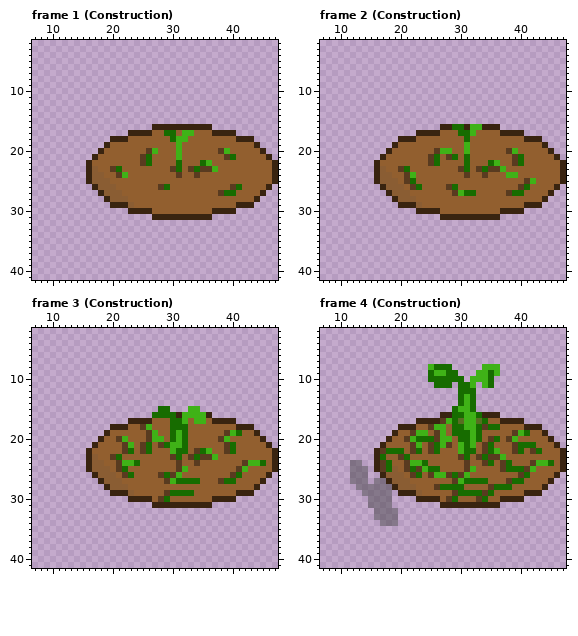
Edited in one commit: pixel-art file (Assets/Sprites/Towers/Vine Branch/Vine Crawler.aseprite). The picture above was drawn from the file before the commit.
64x64 pixels, 14 frames. Colours within 5 levels of each other are drawn and written as one. Shown: frame 1 (Construction): x 7..47, y 2..41; frame 2 (Construction): x 7..47, y 2..41; frame 3 (Construction): x 7..47, y 2..41; frame 4 (Construction): x 7..47, y 2..41. The old version is drawn lined up with the new one, on the new canvas. The commit also changed other frames, which this record leaves out.
Once edited:
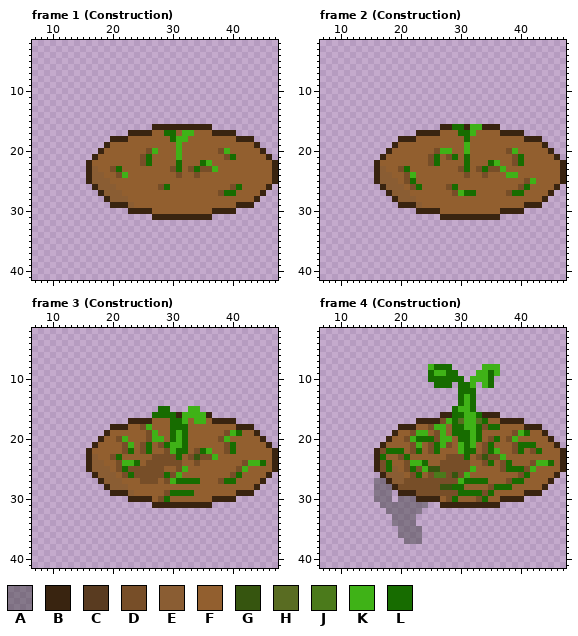
Palette (. is transparent): A #3f3f3f78  B #392410  C #593b20  D #774e28  E #8a5d33  F #925f2f  G #36550f  H #596c22  J #4b7a1b  K #3fb217  L #176c00
From the commit log: Added new shadow methods for Vines #459
What changed:
canvas 64x64 -> 48x48, the old top-left corner now at -16,0 (the part of the old canvas that was cut away was empty and is not shown)
--- frame 1 (Construction)
@@ x 18..42 @@
 19 .BFFFFFFFFFFFKFFFFFFFFFFF
-20 BFFFFFFFCKFFFKFFFFFFCKFFF
-21 FFFFFFFCLFFFFKFFFFFFFCLFF
-22 FFFFFFFCLFFFFLFFFLKFFFFFF
-23 FFCLFFFFFFFFCLFCLCCKFFFFF
-24 EFFCKFFFFFFFFCFFCFFFFFFFF
+20 BFFFFFFFDKFFFKFFFFFFDKFFF
+21 FFFFFFFDLFFFFKFFFFFFFDLFF
+22 FFFFFFFDLFFFFLFFFLKFFFFFF
+23 FFDLFFFFFFFFDLFDLDDKFFFFF
+24 EFFDKFFFFFFFFDFFDFFFFFFFF
 25 EEFFFFFFFFFFFFFFFFFFFFFFF
-26 EEEFFFFFFFCLFFFFFFFFFFCLF
-27 BEEEFFFFFFFFFFFFFFFFCLLFF
+26 EEEFFFFFFFDLFFFFFFFFFFDLF
+27 BEEEFFFFFFFFFFFFFFFFDLLFF
 28 .BEEEFFFFFFFFFFFFFFFFFFFF
--- frame 2 (Construction)
@@ x 18..43 @@
 19 .BFFFFFFFFFFFKFFFFFFFFFFFF
-20 BFFFFFFFCKKFFKFFFFFFCKFFFF
-21 FFFFFFFCLFCLFLFFFFFFFCLFFF
-22 FFFFFFFCLFFFFLFFFLKFFCLFFF
-23 FFCLFFFFFFFFCLFCLCCKFFFFFF
-24 EFFCKFFFFFFFFCFFCFFFKKFFFF
-25 EEFCLFFFFFFFFFFFFFFFFFFCKF
-26 EEEFCLFFFFCLFFFFFFFFFFCLFF
-27 BEEEFFFFFFFCKLLFFFFFCLLFFF
+20 BFFFFFFFDKKFFKFFFFFFDKFFFF
+21 FFFFFFFDLFDLFLFFFFFFFDLFFF
+22 FFFFFFFDLFFFFLFFFLKFFDLFFF
+23 FFDLFFFFFFFFDLFDLDDKFFFFFF
+24 EFFDKFFFFFFFFDFFDFFFKKFFFF
+25 EEFDLFFFFFFFFFFFFFFFFFFDKF
+26 EEEFDLFFFFDLFFFFFFFFFFDLFF
+27 BEEEFFFFFFFDKLLFFFFFDLLFFF
 28 .BEEEFFFFFFFFFFFFFFFFFFFFF
--- frame 3 (Construction)
@@ x 18..44 @@
 17 .....BBBBFFFLLKFKKFBBBB....
-18 ..BBBFFCKFFFLLLFFFFFFFFBBB.
-19 .BFFFFFFCKFFLKLFFFFFFCKLFFB
-20 BFFCKFFFCKKFLKLFFFFFCKFFFFF
-21 FFFFCKFCLFCLKKLFFFFFFCLFFFF
-22 FFFFCLFCLFFFKLLFCLKFFCLFFFF
-23 FFCLFFFFFFFFCLFCLCCKFFFFFFF
-24 EFFCKKLFFFFFFCFFCFFFFFFFCKK
-25 EEFCLFFFFFFFFCKFFFFFFFFCKFF
-26 EEEFCLFFFFCLCKFFFFFFFFCLFFF
-27 BEEEFFFFFFFCKLLLLFFFCLLFFFF
+18 ..BBBFFDKFFFLLLFFFFFFFFBBB.
+19 .BFFFFFFDKFFLKLFFFFFFDKLFFB
+20 BFFDKFFFDKKFLKLFFFFFDKFFFFF
+21 FFFFDKFDLFDLKKLFFFFFFDLFFFF
+22 FFFFDLFDLFFDKLLFDLKFFDLFFFF
+23 FFDLFFFFFDDDDLFDGDDKFFFFFFF
+24 EFFDKKLFDDDDDDFFDFFFFFFFDKK
+25 EEFDLDDDDDDFFDKFFFFFFFFDKFF
+26 EEEFDLDDDDDLDKFFFFFFFFDLFFF
+27 BEEEFFFDDDFDKLLLLFFFDLLFFFF
 28 .BEEEFFFFFFFFFFFFFFFFFFFFFB
-29 ..BBBEFFFFFCLLLLFFFFFFFBBB.
-30 .....BBBBFCLFFFFFFFBBBB....
+29 ..BBBEFFFFFDLLLLFFFFFFFBBB.
+30 .....BBBBFDLFFFFFFFBBBB....
 31 .........BBBBBBBBBB........
--- frame 4 (Construction)
@@ x 7..47 @@
 16 ....................BBLLKKLBBB...........
-17 ................BBBBCKLHKKHLFFBBBB.......
-18 .............BBBFFCKKFLLKKLCLLFFFFBBB....
-19 ............BFFCKKFCKFLLLKLFFFFFCKLFFB...
-20 ...........BFFCKLLLCKKFLLKLFCLFCKFFFFFB..
-21 ..........BFFFFCKFCLKCFKLKFCLFFFCLLLFFFB.
-22 .........BCLLLFCLFCLFFFKLLFCLKFFCLFCLFFFB
-23 .........BLFFCLFFFFFFFFCLFCLCCKFFFFFFFFFB
-24 .....AA..BCLFFCKKLFFFFFFCFFCLFCLFFFCKKLFB
-25 .....AAA.BCLEFCLCKLLFFFFCKFFFFCLLLCKFFFFB
-26 .....AAA..BEEEFCLFCKKCLCKFFFFFFFFCLFFFFB.
-27 .....AAA.AABEEEFFFFFFFCKLLLLFFFCLLFFFFB..
-28 ......AAAAAABEEEFFFCLLLLFFFFCLLLFFFFFB...
-29 .......AAAAA.BBBEFFFFFCLLLLCLFFFFFBBB....
-30 ........AAAA....BBBBFCLFFFCLFFBBBB.......
-31 ........AAAA........BBBBBBBBBB...........
-32 .........AAAA............................
-33 .........AAAA............................
-34 ..........AAA............................
-35 .........................................
-36 .........................................
-37 .........................................
+17 ................BBBBDKLHKKHLFFBBBB.......
+18 .............BBBFFDKKFLLKKLDLLFFFFBBB....
+19 ............BFFDKKFDKFLLLKLFFFFFDKLFFB...
+20 ...........BFFDKLLLDKKFLLKLFDLFDKFFFFFB..
+21 ..........BFFFFDKFDLKDFKLKFDLFFFDLLLFFFB.
+22 .........BDLLLFDLFDLFFFKLLFDLKFFDLFDLFFFB
+23 .........BLFFDLFFFFFFDDDLFDGDDKFFFFFFFFFB
+24 .........BDLFFDKKLFFDDDDDFFDLFDLFFFDKKLFB
+25 .........BDLEFDLDKGGDDDDDKFFFFDLLLDKFFFFB
+26 ..........BEEEFDLFDJJDGDKFFFFFFFFDLFFFFB.
+27 .........AABEEDDDDDDDDDKLLLLFFFDLLFFFFB..
+28 .........AAABDDDDDDDGGLLFFFFDLLLFFFFFB...
+29 .........AAA.BBBDDDDDDDLLLLDLFFFFFBBB....
+30 .........AAA.AAABBBBFDLFFFDLFFBBBB.......
+31 ..........AAAAAAAA..BBBBBBBBBB...........
+32 ...........AAAAAA........................
+33 ............AAAA.........................
+34 ............AAAA.........................
+35 .............AAAA........................
+36 .............AAAA........................
+37 ..............AAA........................
 38 .........................................
Pixel boxes of the changes (left, top, right, bottom) in both pictures:
changed: (140, 148, 236, 196)
changed: (110, 166, 122, 178)
changed: (428, 148, 530, 196)
changed: (398, 166, 416, 190)
changed: (110, 424, 248, 502)
changed: (350, 418, 536, 544)
